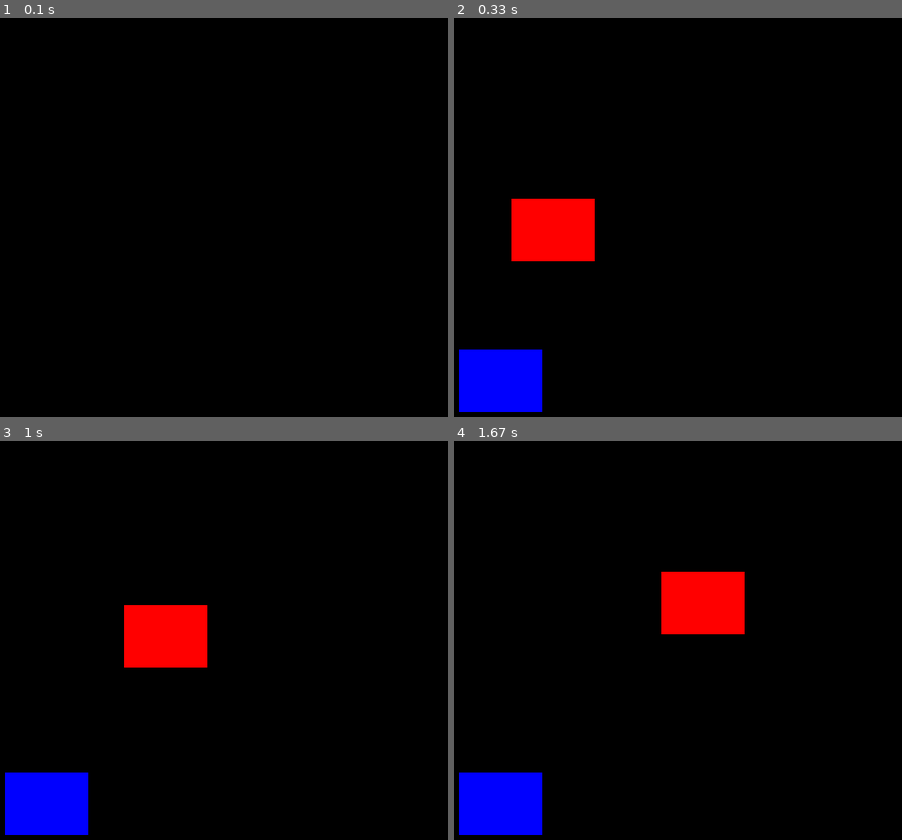
Above: before the commit, frames 1-4 (two rows, left to right).
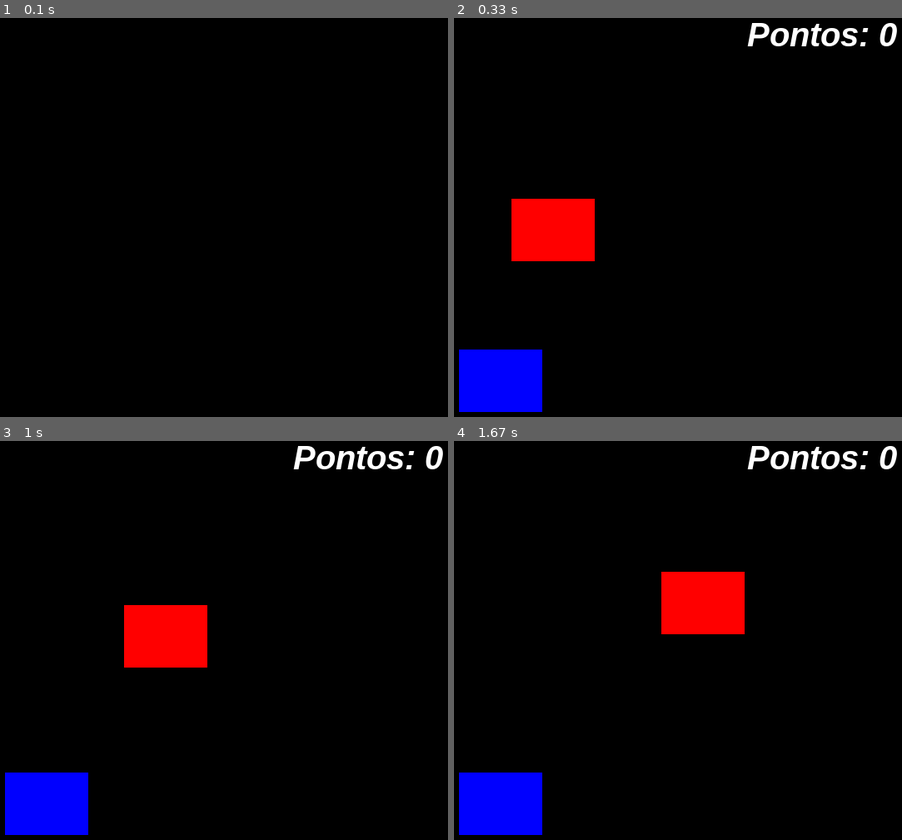
Above: after the commit, the same moments.

Repository: jandersoncoelho/expygame
Game: pygame game, started from colisao.py
Two runs of this game, one before a commit and one after it. Both use one fixed random seed, a clock stepped at 60 frames per second and the inputs below.
Inputs:
- Up to frame 1 (0.1 s): no input
- Up to frame 2 (0.33 s): no input
- Up to frame 3 (1 s): hold Right 0.33-0.8 s; hold Up from 0.83 s (still down)
- Up to frame 4 (1.67 s): release Up at 1.13 s; hold Right 1.17-1.63 s

Frame 1 is identical in both runs. In frame 2, 0.8% of the frame differs, in the area x 65-99%, y 1-8%; in frame 3, 0.8%; in frame 4, 0.8%.

Commit message:
Fazendo o placar
Para cada colisão do retângulo vermelho no retângulo azul o placar marca um ponto.

Diff:
--- a/colisao.py
+++ b/colisao.py
@@ -37,11 +37,20 @@
         pygame.display.set_caption('Movimentação')
         relogio = pygame.time.Clock()
 
+        # Inicializando as variáveis que vão controlar o placar
+        pontos = 0
+        fonte = pygame.font.SysFont('arial', 40, True, True)
+        posicao_placar = (590, 10)
+
         # Loop principal do jogo
         while True:
             relogio.tick(10)
 
             # Limpe a tela
+
+            # Inserindo mensagem de pontuação
+            mensagem = f'Pontos: {pontos}'
+            texto_fomatado = fonte.render(mensagem, True, cores['BRANCO'])
             tela.fill(cores['PRETO'])
             for event in pygame.event.get():
                 if event.type == QUIT:
@@ -51,21 +60,34 @@
             if pygame.key.get_pressed()[K_a] or pygame.key.get_pressed()[K_LEFT]:
                 x_vermelho -= 20
             elif pygame.key.get_pressed()[K_d] or pygame.key.get_pressed()[K_RIGHT]:
-                x_vermelho = x_vermelho + 20
+                x_vermelho += 20
             elif pygame.key.get_pressed()[K_w] or pygame.key.get_pressed()[K_UP]:
-                y_vermelho = y_vermelho - 20
+                y_vermelho -= 20
             elif pygame.key.get_pressed()[K_s] or pygame.key.get_pressed()[K_DOWN]:
-                y_vermelho = y_vermelho + 20
+                y_vermelho += 20
+            print(f'O retângulo vemelho está nas coodenadas {x_vermelho}, {y_vermelho}')
 
+            # Verifica se o retângulo vermelho está saindo da tela
+            if x_vermelho < 0:
+                x_vermelho = 0
+            elif x_vermelho > largura - 100:  # 100 é a largura do retângulo
+                x_vermelho = largura - 100
+
+            if y_vermelho < 0:
+                y_vermelho = 0
+            elif y_vermelho > altura - 75:  # 100 é a altura do retângulo
+                y_vermelho = altura - 75
             # desenhando os retângulos
             ret_vermelho = desenhar_retangulo(tela, cores['VERMELHO'], largura, altura, x_vermelho, y_vermelho)
             ret_azul = desenhar_retangulo(tela, cores['AZUL'], largura, altura, x_azul, y_azul)
 
             if ret_vermelho.colliderect(ret_azul):
-                x_azul = randint(10, 600)
+                x_azul = randint(10, 590)
                 y_azul = randint(50, 430)
+                pontos += 1
 
             # Atualize a tela
+            tela.blit(texto_fomatado, posicao_placar)
             pygame.display.update()
 
     except Exception as e:
